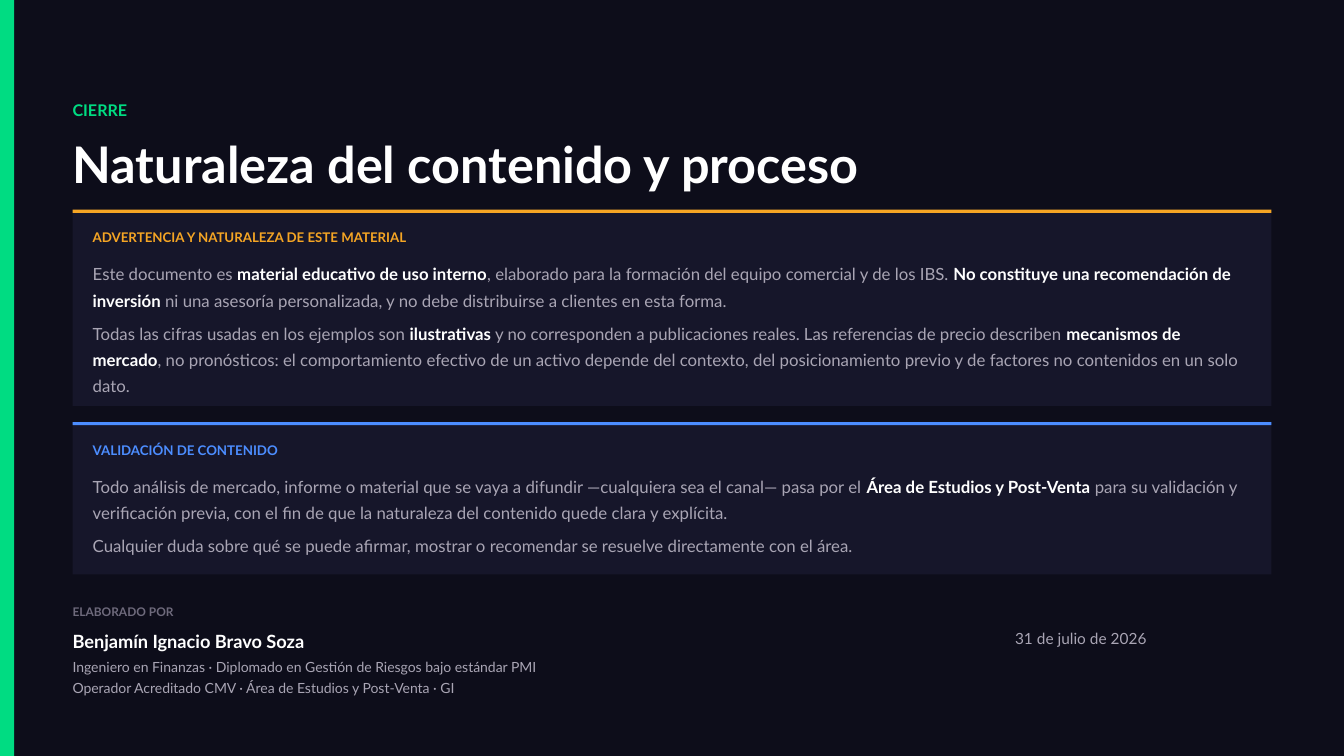
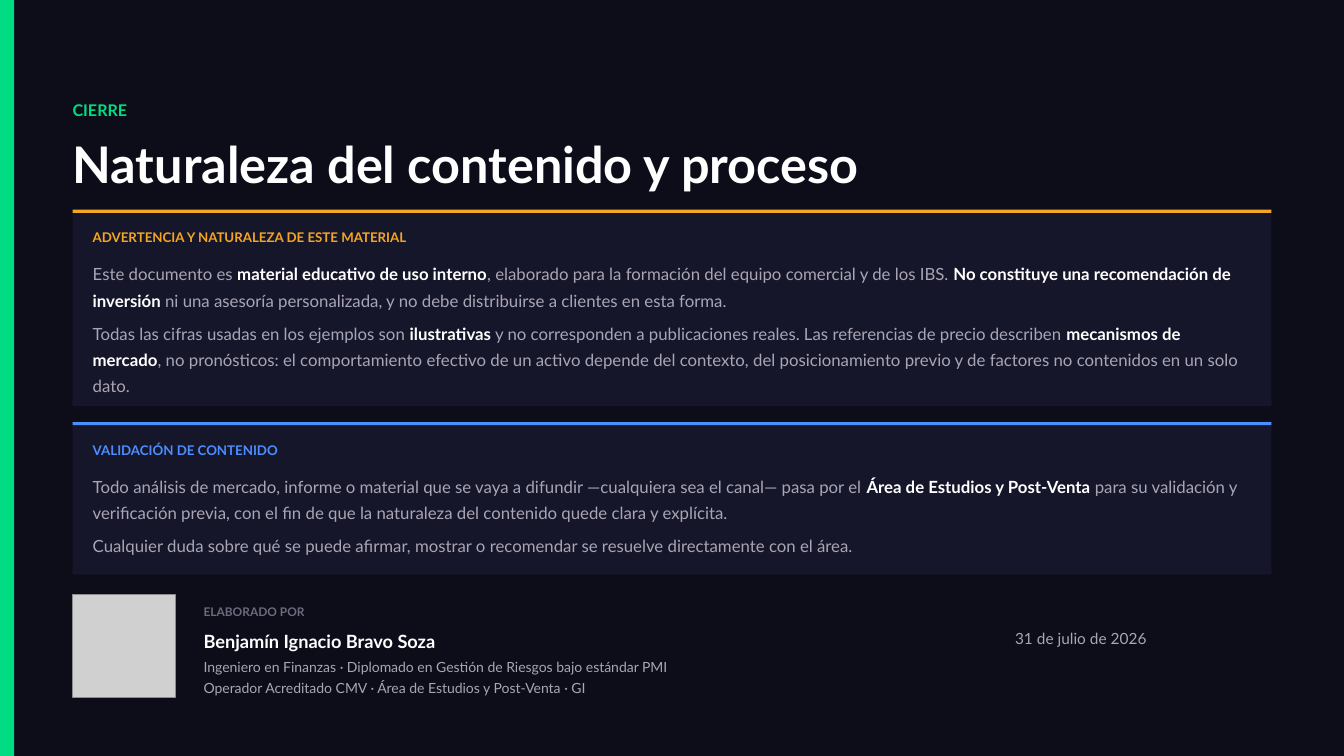
Before and after one commit to ramaDben/grupo-analisis-mercado, a slide deck: slide 55 of docs/capacitacion/Analisis Fundamental - Capacitacion GI.pptx. Drawn at 1344x756 pixels with LibreOffice and Linux fonts; fonts in the diff are those of the drawing; grey boxes stand for pictures. Boxes give left, top, right and bottom in pixels: in the first picture for what was removed or moved away, otherwise in the second. Text is boxed around its words. In the diff, an @@ line names an element or a change of style, - is before the commit and + after.

```diff
--- a/docs/capacitacion/Analisis Fundamental - Capacitacion GI.pptx
+++ b/docs/capacitacion/Analisis Fundamental - Capacitacion GI.pptx
@@ picture added at [73, 595, 175, 698] @@
@@ 4 texts: place and size @@
-4 texts at [73, 607, 536, 696]
+4 texts at [204, 607, 667, 696]
```
Also in this commit, not shown: 1 other slide changed, 2 other files.
